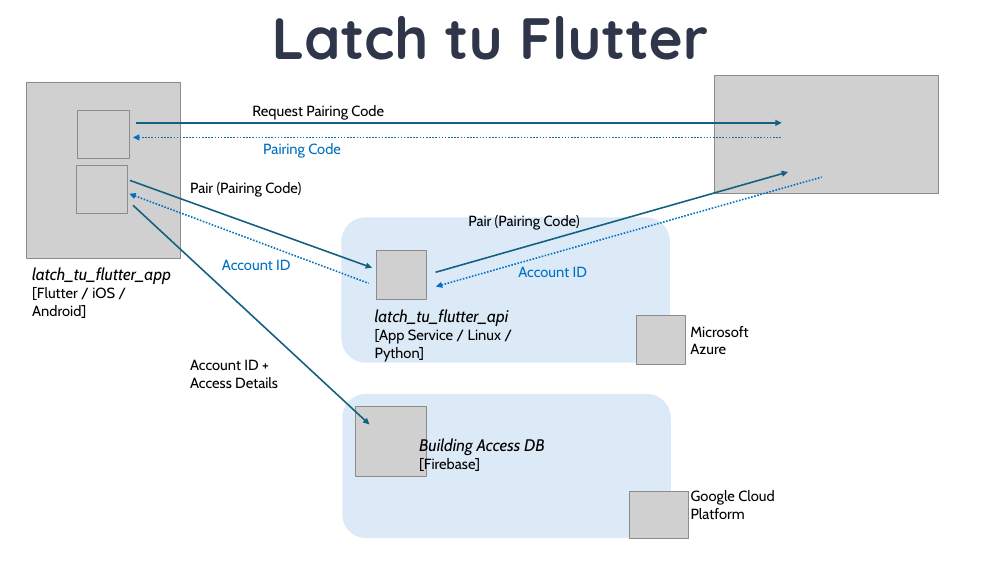
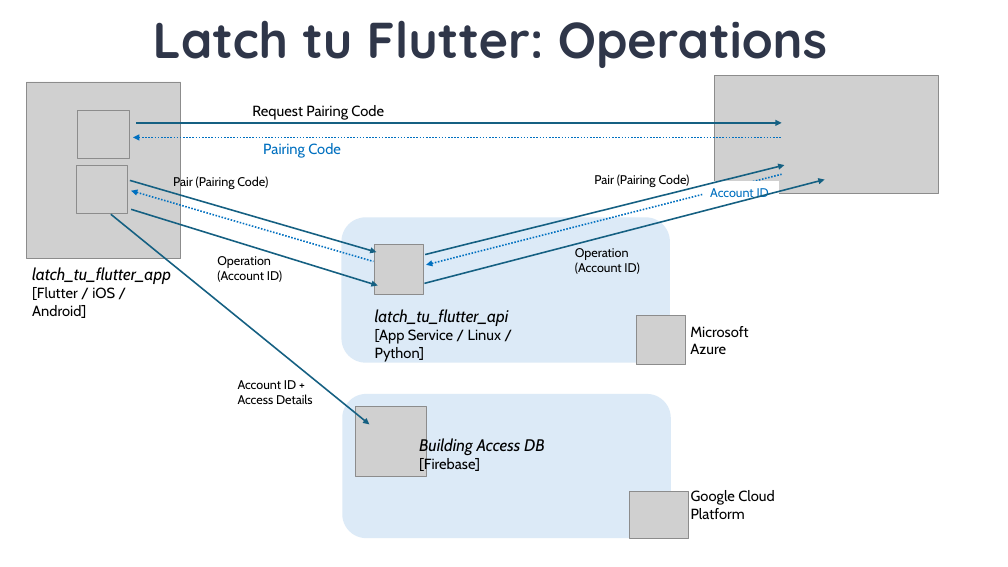
Before and after one commit to pietronromano/latch_tu_flutter, a slide deck: slide 2 of docs/Latch_tu_Flutter.pptx (slide 1 before the commit). Drawn at 1008x567 pixels with LibreOffice and Linux fonts; fonts in the diff are those of the drawing; grey boxes stand for pictures. Boxes give left, top, right and bottom in pixels: in the first picture for what was removed or moved away, otherwise in the second. Text is boxed around its words. In the diff, an @@ line names an element or a change of style, - is before the commit and + after.

```diff
--- a/docs/Latch_tu_Flutter.pptx
+++ b/docs/Latch_tu_Flutter.pptx
@@ text at bbox=[153, 20, 827, 68]: text changed; size 55.5 to 48 pt @@
-Latch tu Flutter
+Latch tu Flutter: Operations
@@ text "Pair (Pairing Code)": place and size @@
-text "Pair (Pairing Code)" at bbox=[190, 182, 301, 197]
+text "Pair (Pairing Code)" at bbox=[173, 175, 268, 189]
@@ arrow moved from (436, 272) - (788, 172) to (425, 255) - (785, 165) @@
@@ arrow moved from (436, 287) - (822, 177) to (426, 265) - (782, 174) @@
@@ size 14 to 12 pt in 3 elements at bbox=[173, 175, 268, 189], bbox=[238, 380, 313, 404], bbox=[594, 174, 690, 187] @@
@@ text "Pair (Pairing Code)": place and size @@
-text "Pair (Pairing Code)" at bbox=[468, 215, 580, 230]
+text "Pair (Pairing Code)" at bbox=[594, 174, 690, 187]
@@ arrow moved from (130, 181) - (372, 268) to (130, 181) - (377, 252) @@
@@ arrow moved from (129, 194) - (369, 284) to (131, 191) - (374, 262) @@
@@ arrow added from (131, 209) to (378, 286), #156082 1.5 pt @@
@@ arrow added from (424, 284) to (825, 180), #156082 1.5 pt @@
@@ rectangle "Account ID": place and size @@
-rectangle "Account ID" at bbox=[518, 266, 587, 277]
+rectangle "Account ID" at bbox=[703, 181, 780, 204]
@@ rectangle "Account ID" at bbox=[703, 181, 780, 204]: size 14 to 12 pt; fill none to #FFFFFF @@
@@ arrow moved from (133, 206) - (370, 424) to (111, 214) - (370, 424) @@
@@ text at bbox=[217, 256, 282, 282]: text changed; size 14 to 12 pt; text colour #0070C0 to #000000 @@
-Account ID
+Operation
+(Account ID)
@@ picture: place and size @@
-picture at bbox=[377, 250, 426, 300]
+picture at bbox=[374, 244, 424, 294]
@@ text added at bbox=[575, 248, 639, 274], 12 pt, text #000000 @@
+Operation
+(Account ID)
@@ text "Account ID +": place and size @@
-text "Account ID +" at bbox=[190, 359, 278, 388]
+text "Account ID +" at bbox=[238, 380, 313, 404]
```
Also in this commit, not shown: 1 other slide changed, 1 slide added, 1 other file.
